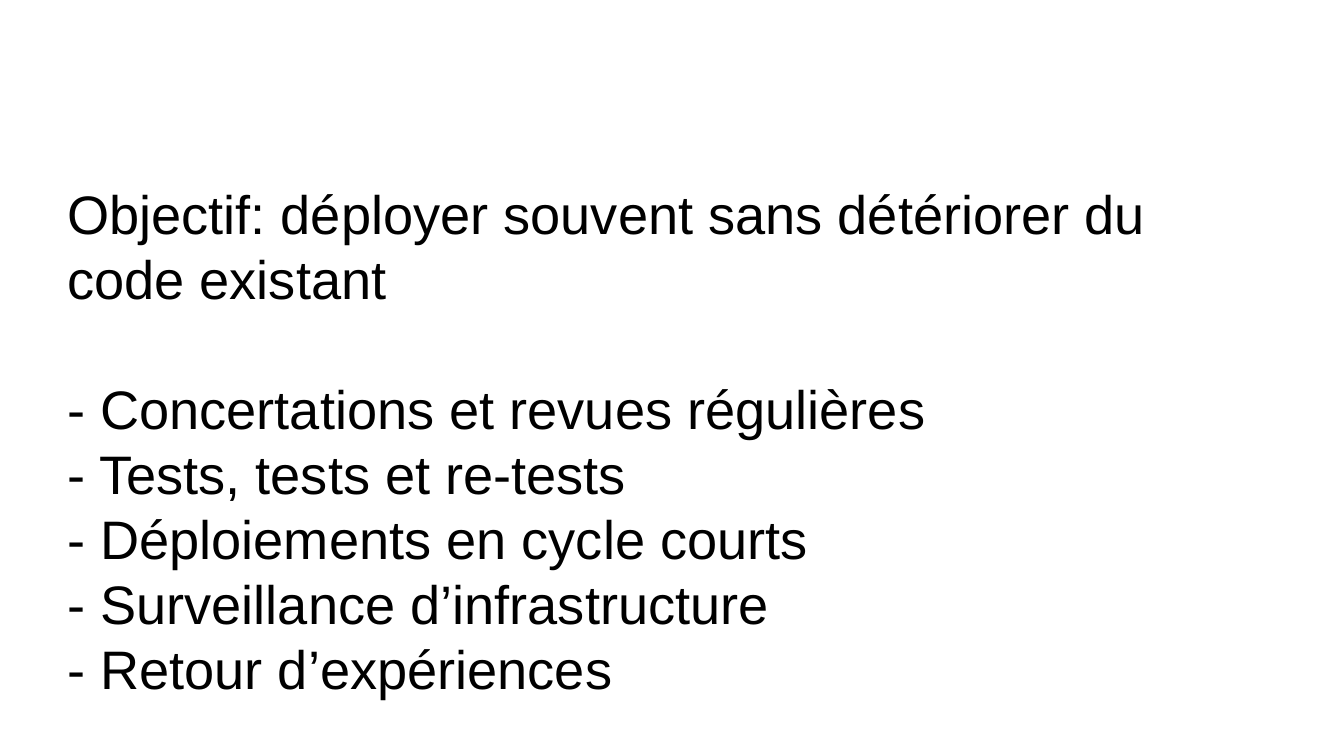
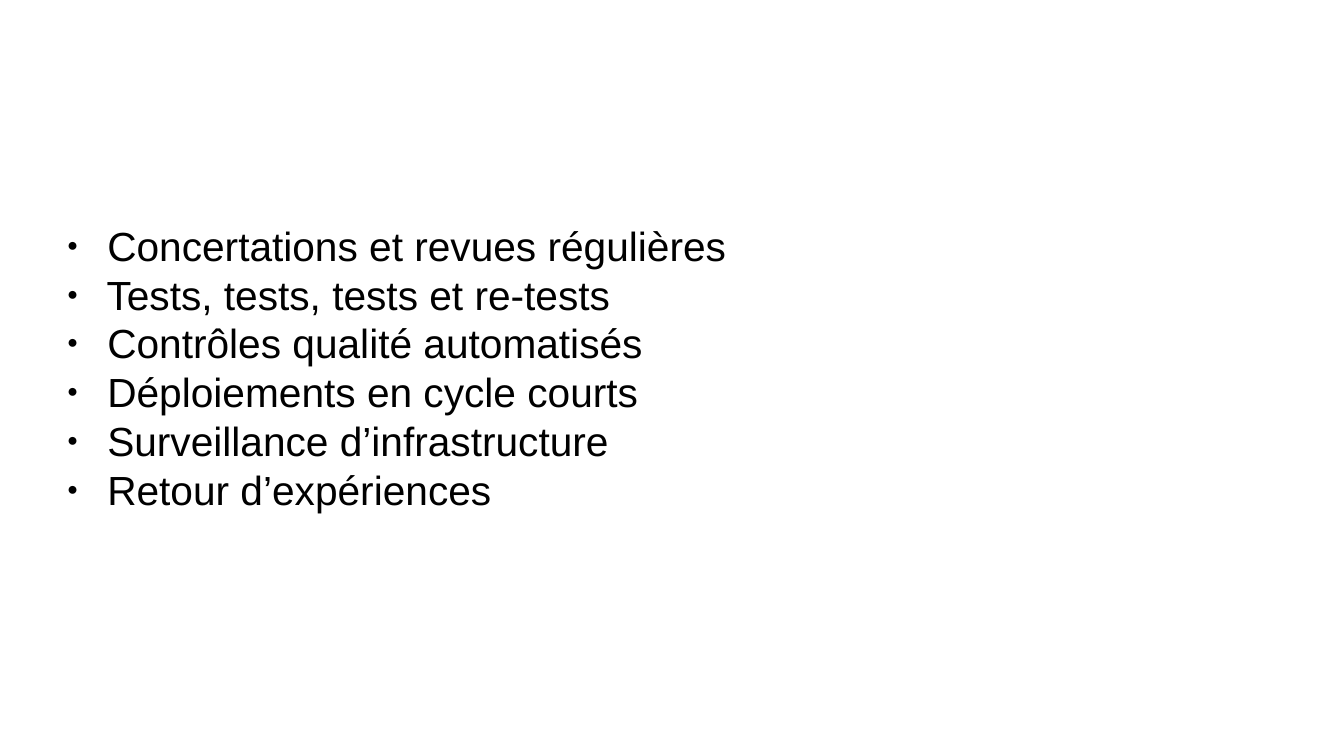
Before and after one commit to remipassmoilesel/ci-cd-plan, a slide deck: slide 3 of ci-cd-plan.odp (slide 2 before the commit). Drawn at 1344x756 pixels with LibreOffice and Linux fonts; fonts in the diff are those of the drawing; background and template pictures are left out. Boxes give left, top, right and bottom in pixels: in the first picture for what was removed or moved away, otherwise in the second. Text is boxed around its words. In the diff, an @@ line names an element or a change of style, - is before the commit and + after.

```diff
--- a/ci-cd-plan.odp
+++ b/ci-cd-plan.odp
@@ subtitle "Concertations et revues régulières" at [107,231,726,512]: vertical alignment middle to top @@
@@ subtitle at [107,231,726,512]: text changed; size 32 to 24 pt @@
-Objectif: déployer souvent sans détériorer du code existant
-- Concertations et revues régulières
-- Tests, tests et re-tests
-- Déploiements en cycle courts
-- Surveillance d’infrastructure
-- Retour d’expériences
+● Concertations et revues régulières
+● Tests, tests, tests et re-tests
+● Contrôles qualité automatisés
+● Déploiements en cycle courts
+● Surveillance d’infrastructure
+● Retour d’expériences
```
Also in this commit, not shown: 5 other slides changed, 9 slides added.
